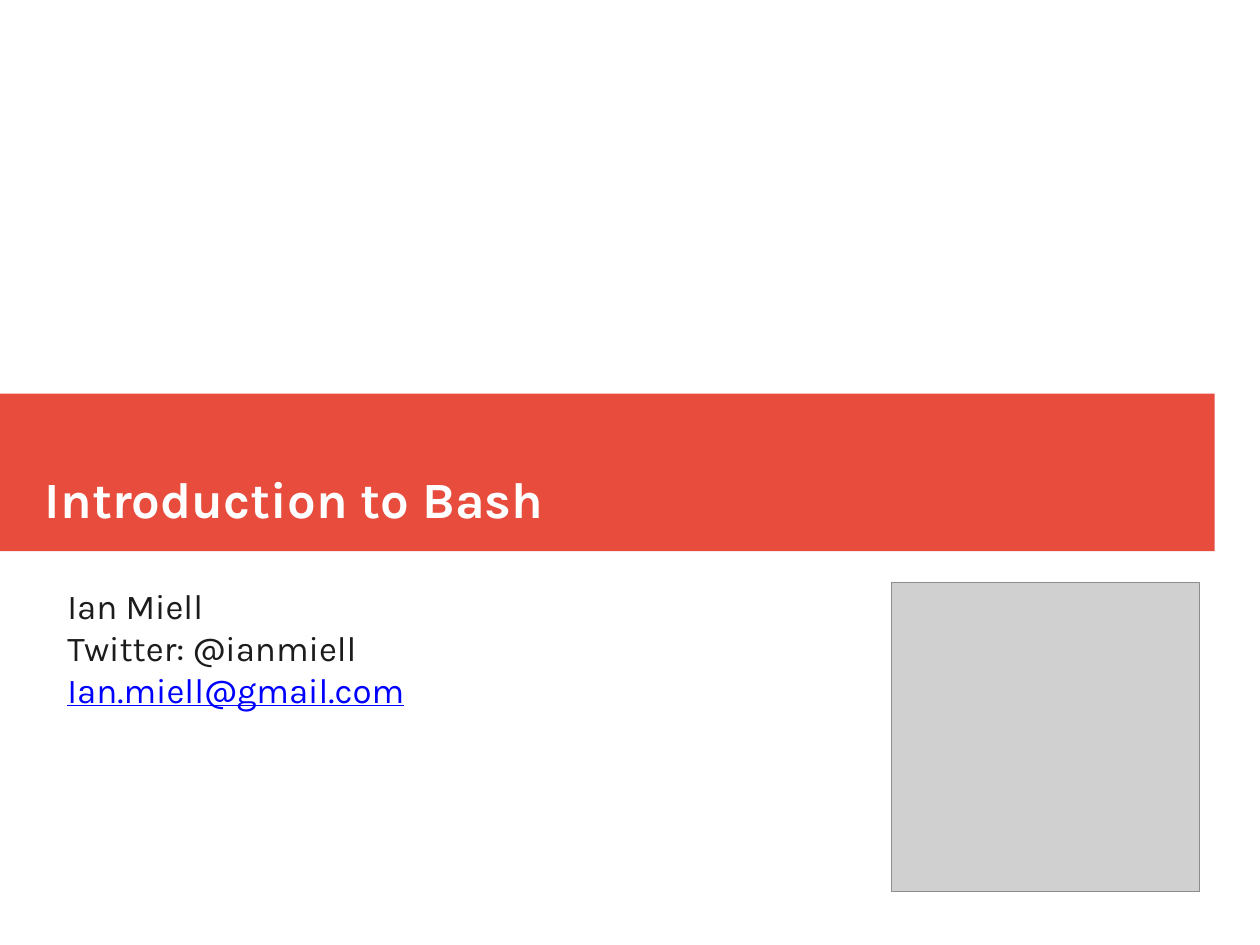
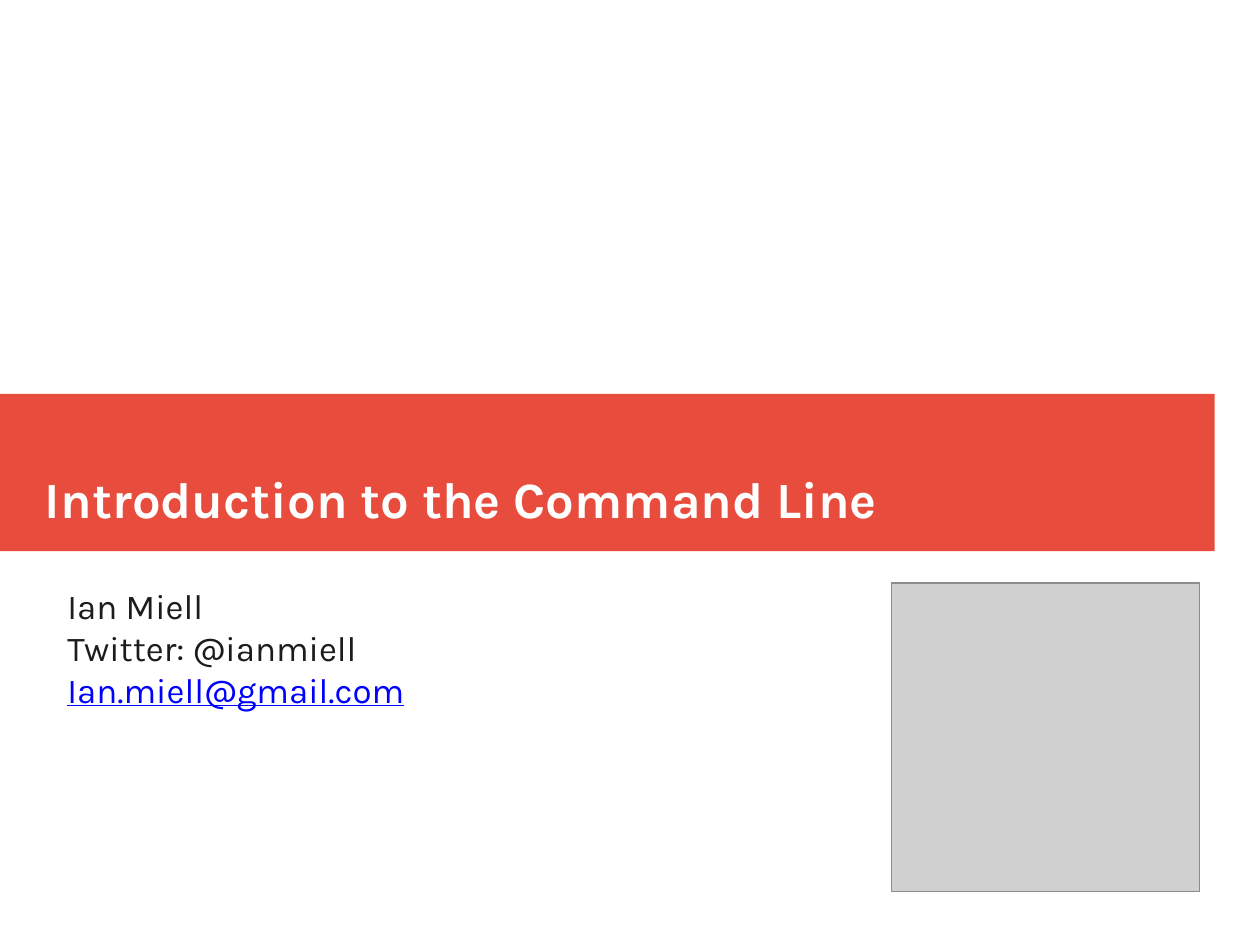
Before and after one commit to ianmiell/introduction-to-the-command-line, a slide deck: slide 1 of slides/introduction_to_the_command_line.pptx. Drawn at 1260x945 pixels with LibreOffice and Linux fonts; fonts in the diff are those of the drawing; grey boxes stand for pictures. Boxes give left, top, right and bottom in pixels: in the first picture for what was removed or moved away, otherwise in the second. Text is boxed around its words. In the diff, an @@ line names an element or a change of style, - is before the commit and + after.

```diff
--- a/slides/introduction_to_the_command_line.pptx
+++ b/slides/introduction_to_the_command_line.pptx
@@ text at (45,482,876,519): text changed @@
-Introduction to Bash
+Introduction to the Command Line
```
Also in this commit, not shown: 4 other slides changed, 5 slides added, 57 slides removed.
